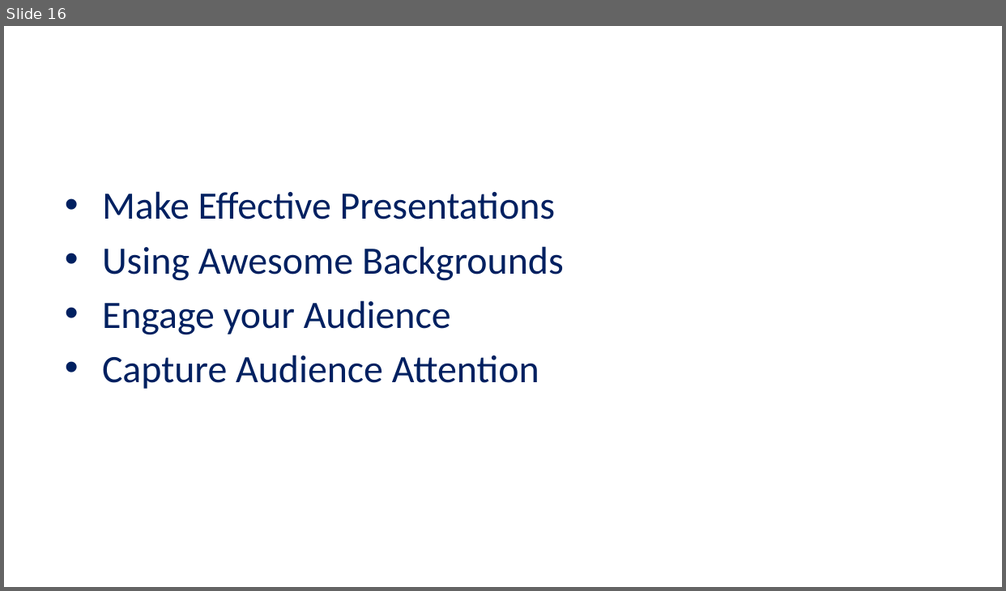
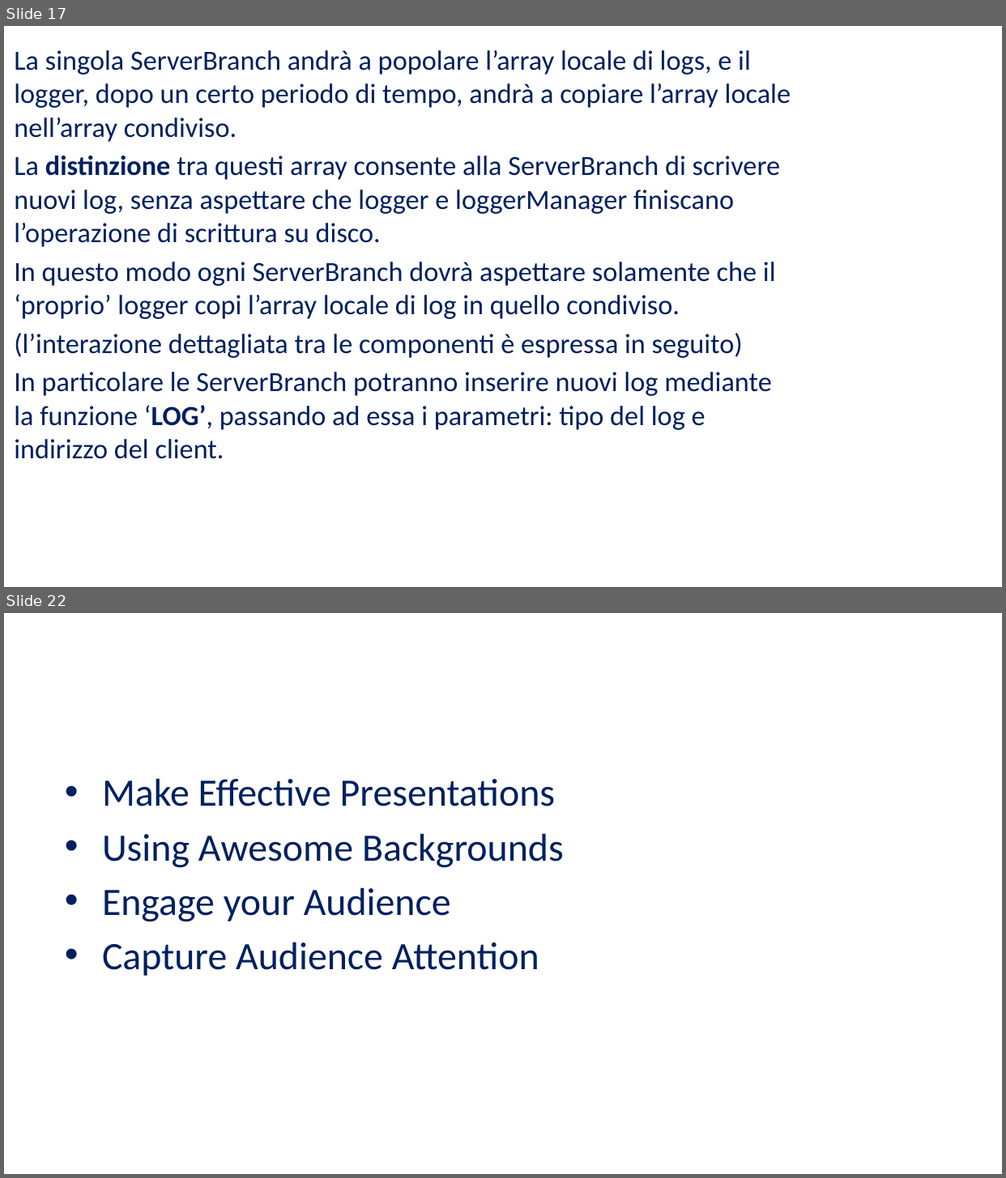
Before and after one commit to UltraLe/ServerWeb, a slide deck: RelazioneIIW.pptx. Shown one above the other, each under a label of ours: slide 16 before the commit, slides 17 and 22 after it; the slides between them are not shown. The pictures are 1006x591 and 1006x1178 pixels, drawn with LibreOffice and Linux fonts; fonts in the diff are those of the drawing; background and template pictures are left out. Boxes give left, top, right and bottom in pixels: in the first picture for what was removed or moved away, otherwise in the second. Text is boxed around its words. In the diff, an @@ line names an element or a change of style, - is before the commit and + after.

Commit message:
Add files via upload
Relazione, da finire logger, loggerManager e sincronizzazione con disegno

```diff
--- a/RelazioneIIW.pptx
+++ b/RelazioneIIW.pptx
@@ slide 17 added at (4,26,1002,587), background picture (left out) @@
@@ text added at (14,50,791,459), 20 pt, text #002060 @@
+La singola ServerBranch andrà a popolare l’array locale di logs, e il logger, dopo un certo periodo di tempo, andrà a copiare l’array locale nell’array condiviso.
+La distinzione tra questi array consente alla ServerBranch di scrivere nuovi log, senza aspettare che logger e loggerManager finiscano l’operazione di scrittura su disco.
+In questo modo ogni ServerBranch dovrà aspettare solamente che il ‘proprio’ logger copi l’array locale di log in quello condiviso.
+(l’interazione dettagliata tra le componenti è espressa in seguito)
+In particolare le ServerBranch potranno inserire nuovi log mediante la funzione ‘LOG’, passando ad essa i parametri: tipo del log e indirizzo del client.
@@ what was slide 16 is now slide 22 @@
```
Also in this commit, not shown: 5 slides changed, 5 other slides added.
